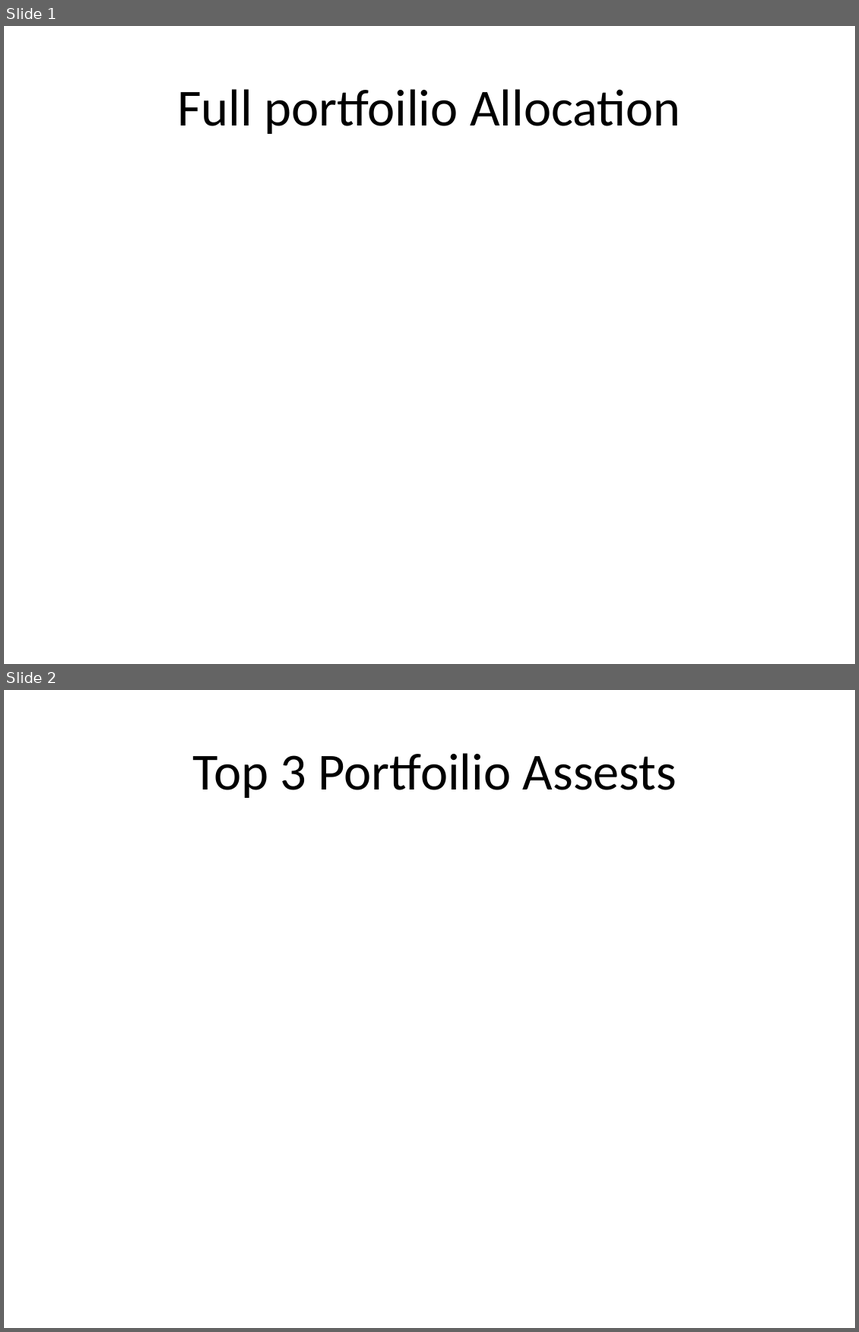
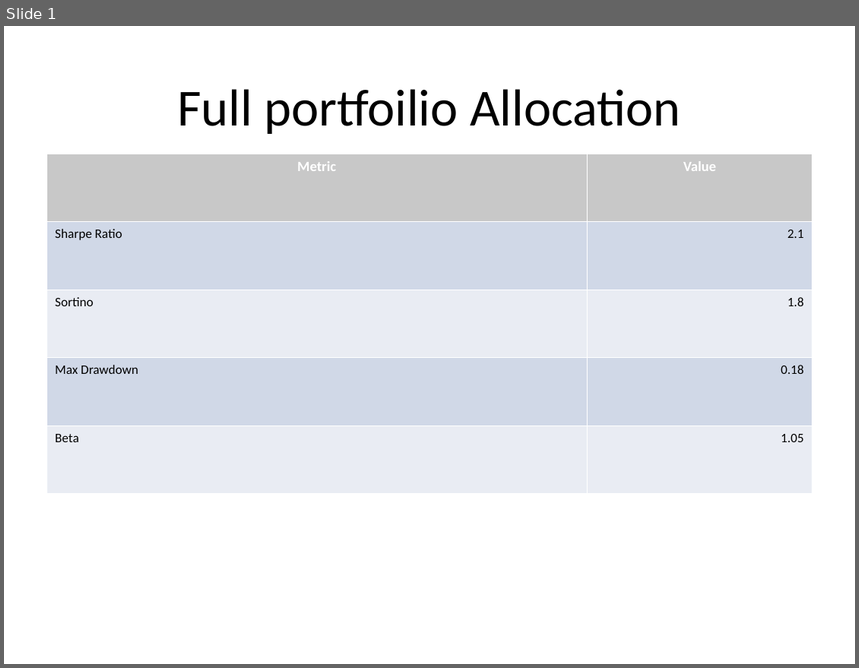
Before and after one commit to gaurav13407/FINEDECK-Excel-to-PPT-, a slide deck: examples/demo_PPT/output_demo.pptx. Shown one above the other, each under a label of ours: slides 1 and 2 before the commit, slide 1 after it. The pictures are 859x1332 and 859x668 pixels, drawn with LibreOffice and Linux fonts; fonts in the diff are those of the drawing. Boxes give left, top, right and bottom in pixels: in the first picture for what was removed or moved away, otherwise in the second. Text is boxed around its words. In the diff, an @@ line names an element or a change of style, - is before the commit and + after.

```diff
--- a/examples/demo_PPT/output_demo.pptx
+++ b/examples/demo_PPT/output_demo.pptx
@@ slide 2 removed at <box>4,690,855,1328</box>, background #FFFFFF @@
@@ title removed at <box>193,753,677,798</box> @@
-Top 3 Portfoilio Assests
@@ slide 1 changed as well @@
@@ table added at <box>47,154,813,494</box>, 5 rows, 2 columns @@
+Metric | Value
+Sharpe Ratio | 2.1
+Sortino | 1.8
+Max Drawdown | 0.18
+Beta | 1.05
```
Also in this commit, not shown: 9 other files.
